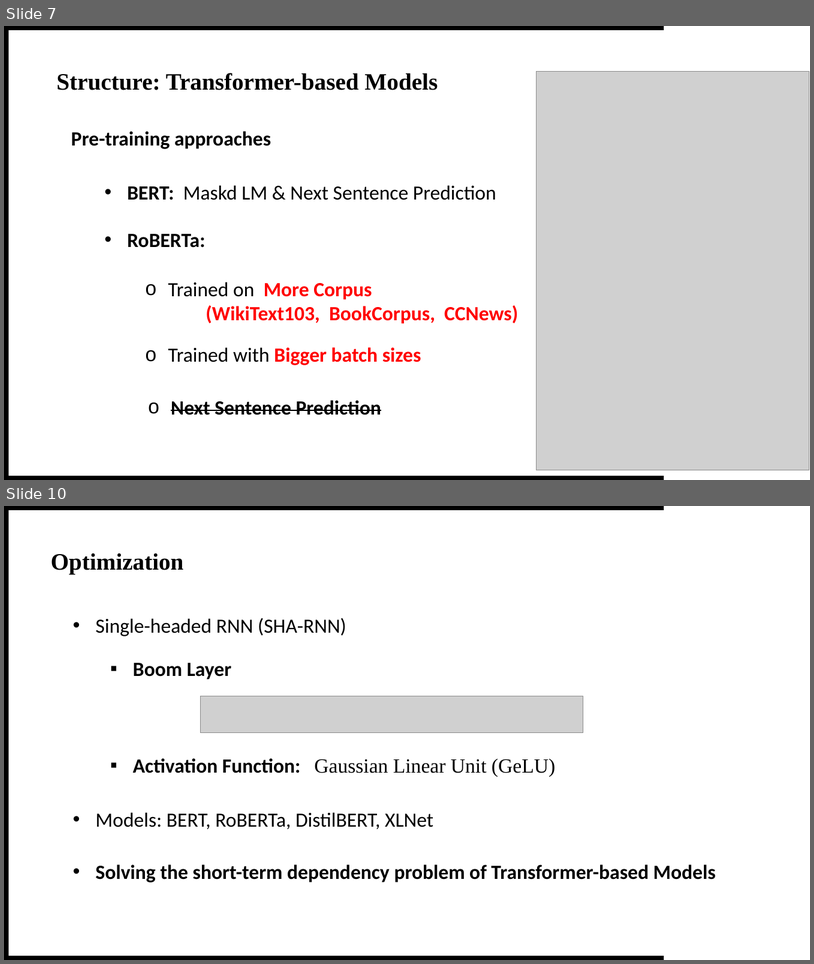
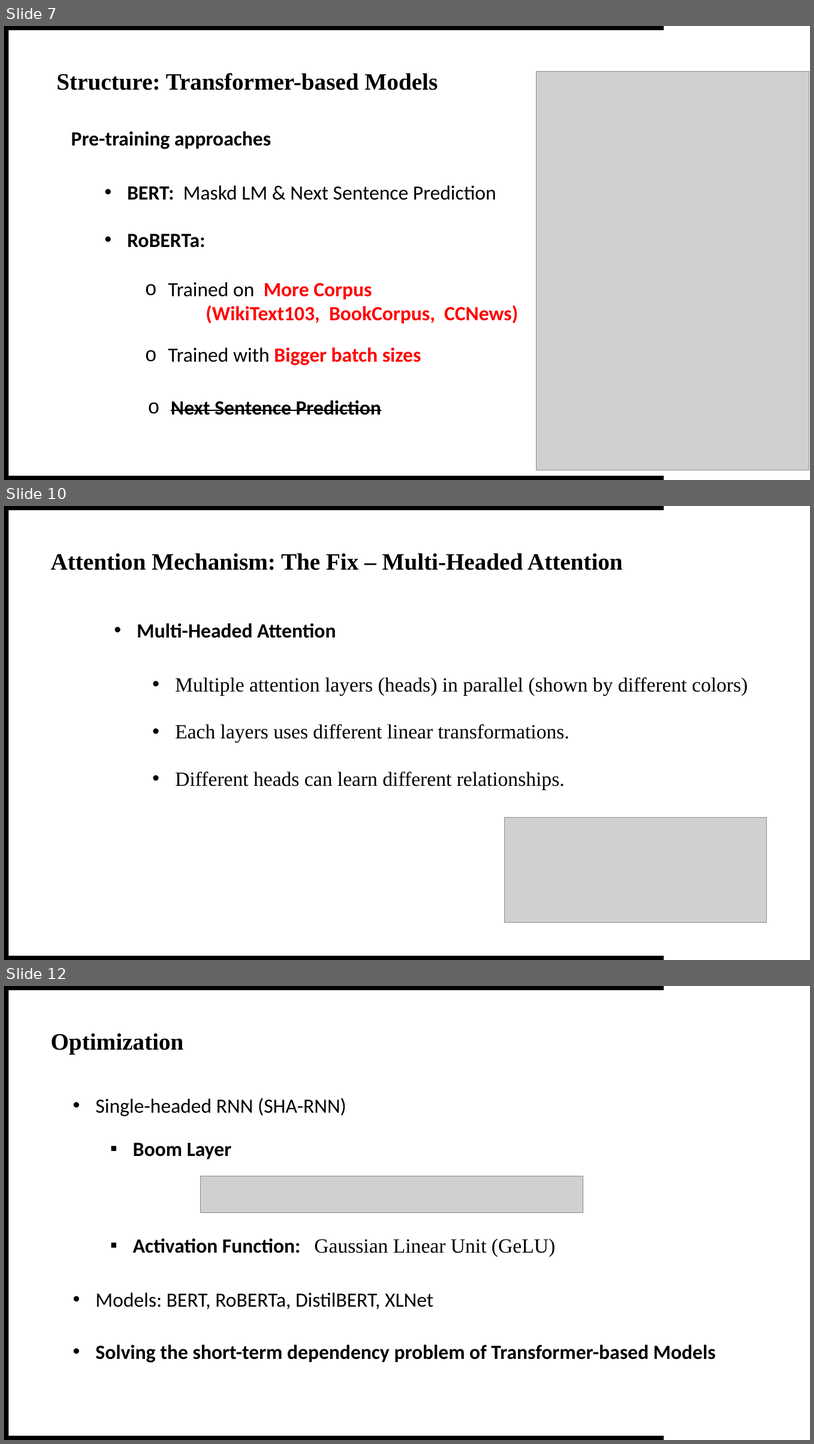
Before and after one commit to theQuert/inlpfun, a slide deck: Lab/投影片.pptx. Shown one above the other, each under a label of ours: slides 7 and 10 before the commit, slides 7, 10 and 12 after it; the slides between them are not shown. The pictures are 814x964 and 814x1444 pixels, drawn with LibreOffice and Linux fonts; fonts in the diff are those of the drawing; grey boxes stand for pictures. Boxes give left, top, right and bottom in pixels: in the first picture for what was removed or moved away, otherwise in the second. Text is boxed around its words. In the diff, an @@ line names an element or a change of style, - is before the commit and + after.

```diff
--- a/Lab/投影片.pptx
+++ b/Lab/投影片.pptx
@@ slide 10 added at <box>4,506,810,960</box>, background #FFFFFF; not listed: 3 template elements that a slide beside it also shows @@
@@ text added at <box>51,553,623,570</box>, 28 pt, text #000000, bold @@
+Attention Mechanism: The Fix – Multi-Headed Attention
@@ text added at <box>137,623,336,638</box>, 24 pt, text #000000, bold @@
+• Multi-Headed Attention
@@ text added at <box>175,677,748,695</box>, 24 pt, text #000000 @@
+• Multiple attention layers (heads) in parallel (shown by different colors)
@@ text added at <box>175,724,570,742</box>, 24 pt, text #000000 @@
+• Each layers uses different linear transformations.
@@ text added at <box>175,771,565,790</box>, 24 pt, text #000000 @@
+• Different heads can learn different relationships.
@@ picture added at <box>505,817,767,922</box> @@
@@ what was slide 10 is now slide 12 @@
```
Also in this commit, not shown: 3 slides changed, 1 other slide added.
